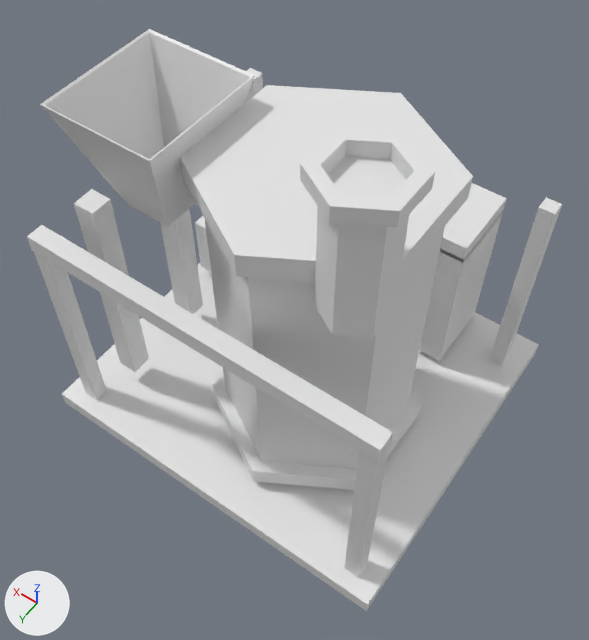
The glTF model assets/source/buildings/directorate/sources/industrial/smelter/lod2.gltf, before and after one commit.
Rendered twice from a 50 mm lens placed at (-0.696, 0.925, 1.256), pointed at (-0.083, 0.067, -0.092). Every picture has the same lights, and +X, +Y and +Z are marked at lower left. The older version comes first. Vertices at exactly the same position are counted once.

In view in the first picture: 'lod2'.
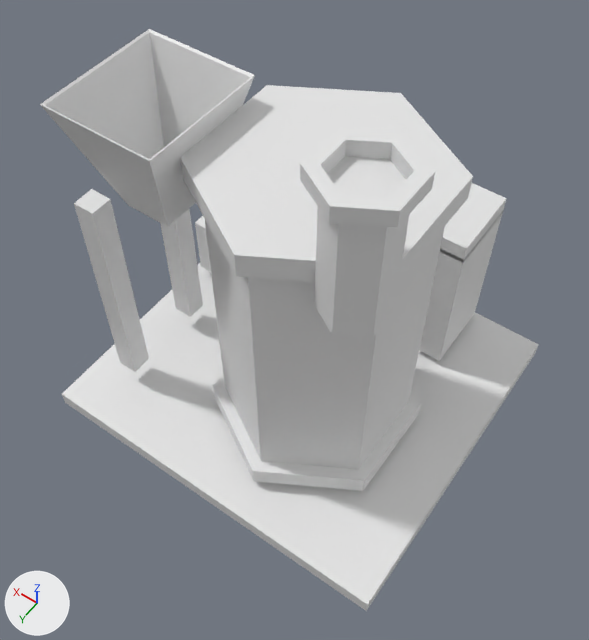
Boxes (x1, y1, x2, y2) around the edits, measured in the pictures (589 x 640 px):
'lod2', reshaped (7% narrower): before (27, 29, 562, 611); after (40, 29, 539, 611)
part 1 of me_lod2, deleted: before (243, 68, 263, 105)
part 2 of me_lod2, deleted: before (344, 448, 389, 578)
part 3 of me_lod2, deleted: before (27, 225, 393, 462)
part 4 of me_lod2, deleted: before (489, 197, 562, 366)
part 5 of me_lod2, deleted: before (34, 252, 106, 400)

The change, as a list of edits to the scene's bpy script:
```text
Change me_lod2:
    used by ob_lod2; location = (0.0, 0.0, 0.0)
    remove me_lod2.from_pydata(...)  # 192 vertices, 308 faces; spans x -0.48..0.42, y -0.47..0.36, z -0.5..0.52
    add me_lod2.from_pydata(...)  # 152 vertices, 248 faces; spans x -0.48..0.42, y -0.47..0.36, z -0.5..0.52
    me_lod2 part 1: the loose piece of 8 vertices spanning x 0.337..0.373, y -0.388..-0.352, z -0.46..0.08 is deleted
    me_lod2 part 2: the loose piece of 8 vertices spanning x -0.433..-0.397, y 0.287..0.323, z -0.46..0.08 is deleted
    me_lod2 part 3: the loose piece of 8 vertices spanning x -0.435..0.375, y 0.285..0.325, z 0.06..0.1 is deleted
    me_lod2 part 4: the loose piece of 8 vertices spanning x -0.433..-0.397, y -0.388..-0.352, z -0.46..0.08 is deleted
    me_lod2 part 5: the loose piece of 8 vertices spanning x 0.337..0.373, y 0.287..0.323, z -0.46..0.08 is deleted
```
